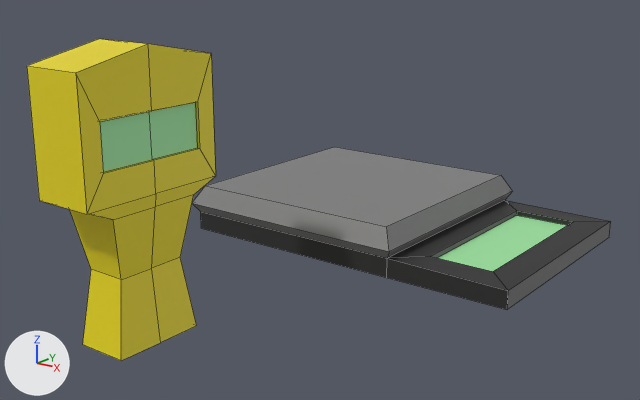
One commit to the Blender file Soduana/Assets/decorativos/fabrica/modelos/item_otros2.blend: the scene before it, then after it.
Both versions are drawn from a 50 mm lens placed at (2.98, -1.29, 2.65), pointed at (0.32, 2.18, 1.37). Every picture has the same lights, and +X, +Y and +Z are marked at lower left. Mesh edges are drawn as thin lines.

Before the edit, the objects in view are built like this:
```python
mat_contador = principled_material('contador')
mat_contador.base_color = (0.801, 0.675, 0.00425)  # yellow #e7d60e
me_cube = bpy.data.meshes.new('Cube')
me_cube.from_pydata(...)  # 42 vertices, 40 faces; spans x -0.156..0.156, y -0.372..0.372, z -0.641..0.717
# faces by material slot: [38, 2]
me_cube.materials.append(mat_contador)  # yellow #e7d60e
me_cube.materials.append(mat_pantallita)  # its picture is missing
me_cube_001 = bpy.data.meshes.new('Cube.001')
me_cube_001.from_pydata(...)  # 28 vertices, 26 faces; spans x -1.83..3.5, y -1.83..1.83, z -1.16..-0.47
# faces by material slot: [9, 16, 1]
me_cube_001.materials.append(mat_bascula)  # grey #808080
me_cube_001.materials.append(mat_base)  # black #2b2b2b
me_cube_001.materials.append(mat_pantallita)  # its picture is missing
ob_balanza = bpy.data.objects.new('balanza', me_cube_001)
ob_balanza.location = (0.0, 2.954, 1.43)
ob_balanza.scale = (0.381, 0.381, 0.381)
ob_geiger = bpy.data.objects.new('Geiger', me_cube)
ob_geiger.location = (0.0, 1.22, 1.517)
```
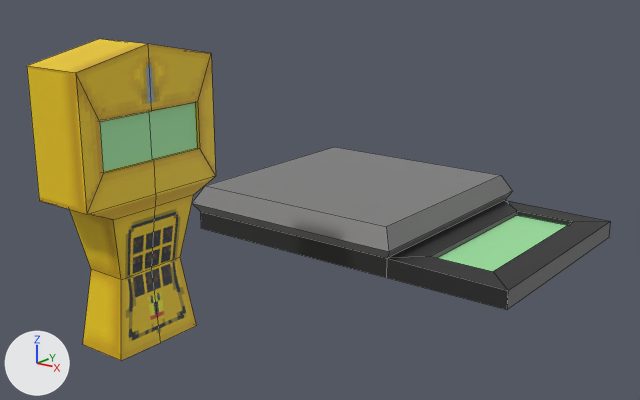
The change, as a list of edits to the scene's bpy script:
```text
Add img_prueba_color_png:
    img_prueba_color_png = load_image('Prueba color.png', '../../Textures/Prueba_color.png', 128, 128, 'sRGB')
Change mat_contador:
    remove mat_contador.base_color = (0.801, 0.675, 0.00425)  # yellow #e7d60e
    add mat_contador.texture = img_prueba_color_png
Change me_cube:
    used by ob_geiger; location = (0.0, 1.22, 1.517)
    remove me_cube.from_pydata(...)  # 42 vertices, 40 faces; spans x -0.156..0.156, y -0.372..0.372, z -0.641..0.717
    add me_cube.from_pydata(...)  # 28 vertices, 20 faces; spans x -0.156..0.156, y -0.372..0.0, z -0.641..0.717
    me_cube part 1
    14 vertices are removed from x -0.156..0.156, y 0.176..0.372, z -0.641..0.641
    20 faces are deleted
    me_cube part 2: 20 kept faces spanning x -0.156..0.156, y -0.372..0.0, z -0.641..0.717 get new texture (UV) coordinates
Change ob_geiger:
    add _m = ob_geiger.modifiers.new('Mirror', 'MIRROR')
    add _m.use_axis = (False, True, False)
    add _m.use_clip = True
```

What differs and where, as boxes (x1, y1, x2, y2) in the pictures (640 x 400 px):
'Geiger', surface changed, reshaped, modifiers changed
    both: (27, 39, 216, 361)
part 1 of me_cube, deleted (yellow)
    before: (148, 44, 216, 342)
part 2 of me_cube, surface changed
    both: (27, 42, 161, 361)
